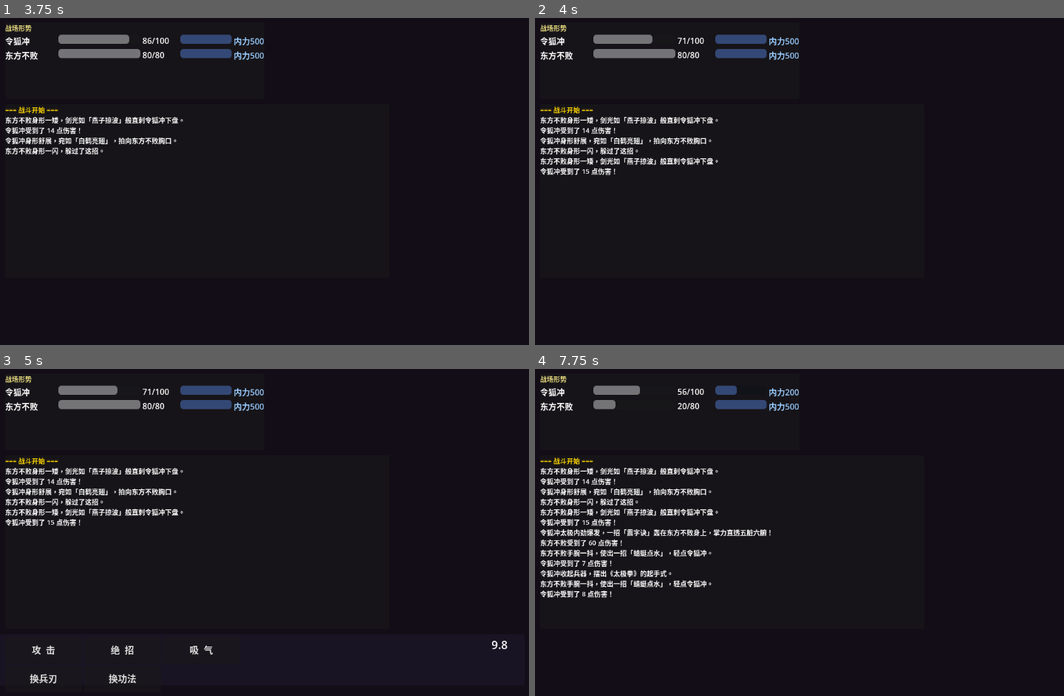
Above: before the commit, frames 1-4 (two rows, left to right).
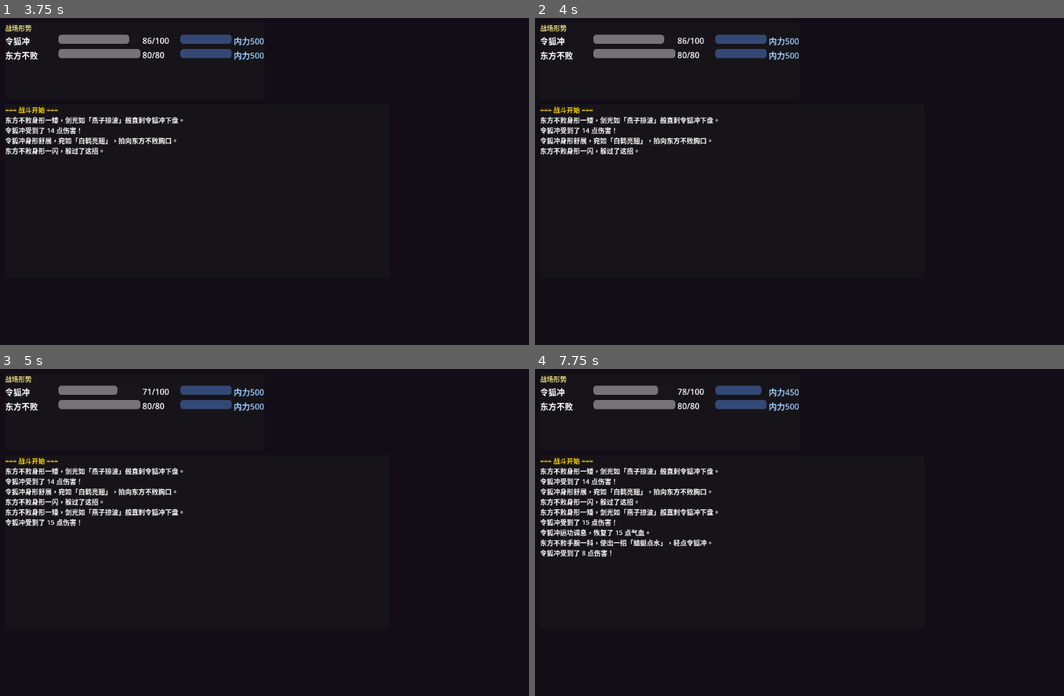
Above: after the commit, the same moments.

Repository: wolflinght/godottest
Game: Godot game, scene res://scenes/battle/BattleScene.tscn
The game is run twice, just before and just after one commit, with the same random seed, the same clock (stepped at 60 frames per second) and the same inputs. This scene is started directly instead of the project's main scene.
Inputs (mouse positions are in pixels of both pictures, inside the frame that each line leads up to):
- Up to frame 1 (3.75 s): tap Enter at 0.5, 3.5 s; tap Space at 1.25 s; click "攻 击" at 2.75 s
- Up to frame 2 (4 s): no input
- Up to frame 3 (5 s): no input
- Up to frame 4 (7.75 s): click (656, 650) at 5 s, where only the run before the commit has a clickable "绝 招"; click (736, 650) at 5.75 s, where only the run after the commit has a clickable "吸 气"; tap Space at 6.5 s; click (577, 679) at 7.25 s, where only the run before the commit has a clickable "换兵刃"

Frame 1 is identical in both runs. In frame 2, 0.7% of the frame differs, in the area x 0-35%, y 4-49%; in frame 3, 0.5%; in frame 4, 3.1%, in the area x 0-50%, y 4-70%.

Commit message:
Freeze timeline while player is deciding

Diff:
--- a/scripts/systems/BattleServer.gd
+++ b/scripts/systems/BattleServer.gd
@@ -62,6 +62,10 @@
 		if _timeout_timers[peer_id] <= 0.0:
 			_timeout_timers.erase(peer_id)
 			_auto_attack_for_peer(peer_id)
+
+	# 有玩家正在决策时，整个时间轴冻结，等待玩家指令
+	if not _timeout_timers.is_empty():
+		return
 
 	_tick_accum += delta
 	if _tick_accum < TICK_INTERVAL:
